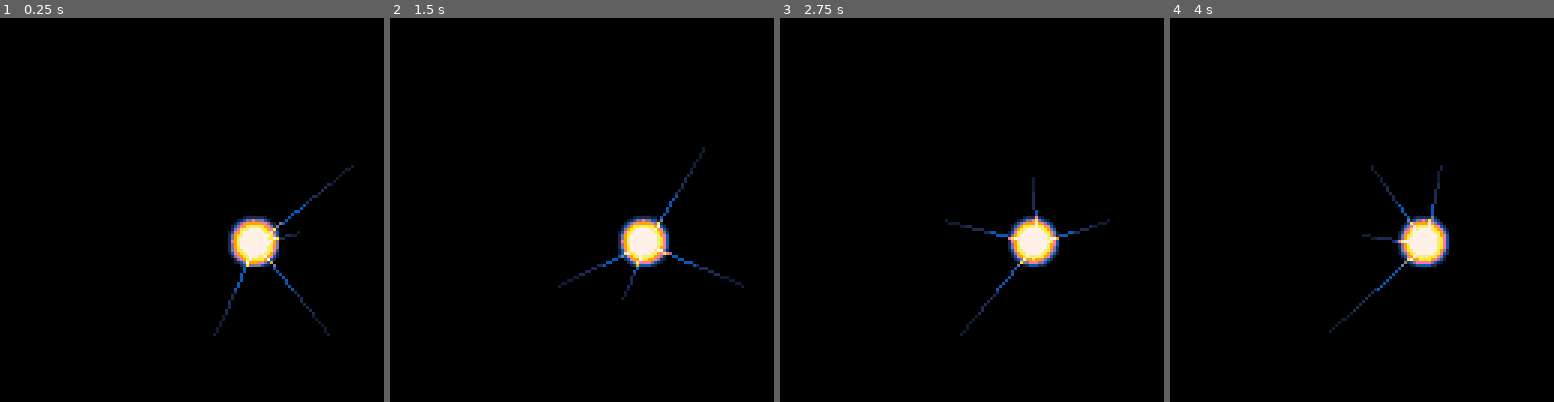
Above: before the commit, frames 1-4 (left to right).
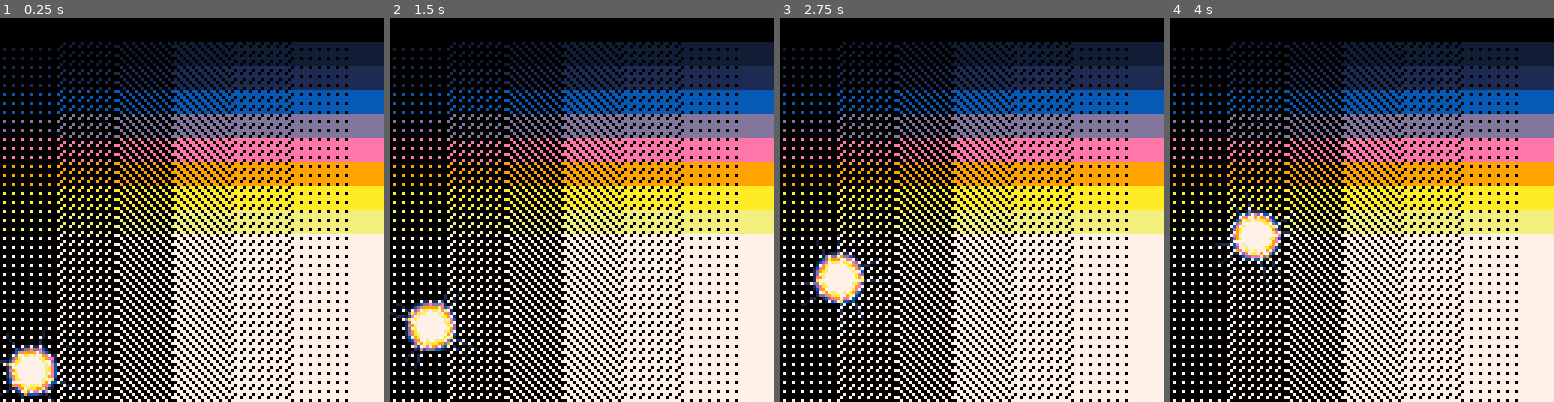
Above: after the commit, the same moments.

Repository: jacobshu/hacktoberwave
Game: PICO-8 cartridge lake-isle.p8
Same seed, same stepped clock (60 frames per second), same inputs: the game is played once before the commit and once after it.
Inputs:
- Up to frame 1 (0.25 s): no input
- Up to frame 2 (1.5 s): no input
- Up to frame 3 (2.75 s): no input
- Up to frame 4 (4 s): no input

The runs differ from the first frame. In frame 1, 53% of the frame differs, in the area x 0-100%, y 6-100%; in frame 2, 53%; in frame 3, 53%; in frame 4, 53%.

Commit message:
feat: add dithering/gradient options

Diff:
--- a/lake-isle.p8
+++ b/lake-isle.p8
@@ -6,10 +6,13 @@
 function _init()
     -- replace palette
     pal({129,1,140,13,14,9,10,135,7,7,7,7,7,7,7},1)
+    cls(1)
+    -- poke(24372,1)
+    -- gradients={1,5,8,9}
 
     star={
-        x=85,
-        y=75,
+        x=10,
+        y=120,
         size=32,
         angle=rnd(1),
     }
@@ -20,21 +23,89 @@
 function _update()
     star.size=32+rnd(2)
     star.angle-=0.003
+    star.x=star.x+0.01*(128-star.y)
+    star.y=star.y-0.8
 end
 
 function _draw()
-    cls()
+  cls(1)
+  -- for i=2,#gradients do
+  --   for j=128,-128,-1 do
+  --     pal(0,gradients[i])
+  --     draw_gradient(j,gradients[i-1])
+  --   end
+  -- end
+  for x = 0, 128, 1 do
+    for y = 0, 128, 1 do
+      local intensity = x / 128
+      local color = flr(y / 8) * dither(x, y, intensity)
+      pset(x, y, color)
+    end
+  end
 
     -- draw star
-    for i=0,3 do
-        local x2=star.x+cos(star.angle+i/7)*star.size
-        local y2=star.y+sin(star.angle+i/3)*star.size
-        line_with_gradient(star.x,star.y,x2,y2,4)
-    end
-    smooth_circfill_with_gradient(star.x,star.y,star.size/4,12)
+  for i=0,3 do
+      local x2=star.x+cos(star.angle+i/4)*star.size/2
+      local y2=star.y+sin(star.angle+i/4)*star.size/2
+      local x3=star.x+cos(3*star.angle-i/4)*star.size/2
+      local y3=star.y+sin(3*star.angle-i/4)*star.size/2
+      line_with_gradient(star.x,star.y,x2,y2,4)
+      line_with_gradient(star.x,star.y,x3,y3,4)
+  end
+  smooth_circfill_with_gradient(star.x,star.y,star.size/4,12)
 end
 -->8
 -- custom functions
+function draw_gradient(y, cols)
+      local ptn = 1
+      color(cols)
+      while y < 128 do
+          rectfill(0, y, 127, y + 3,cols+dither[ptn])
+          y += 8
+          ptn = min(ptn + 1, 17)
+      end
+  end
+
+  dither = {0x1000.0000,0x1000.8000,0x1000.8020,0x1000.a020,0x1000.a0a0,0x1000.a4a0,0x1000.a4a1,0x1000.a5a1,0x1000.a5a5,0x1000.e5a5,0x1000.e5b5,0x1000.f5b5,0x1000.f5f5,0x1000.fdf5,0x1000.fdf7,0x1000.fff7,0x1000.ffff,0x1000.ffff}
+  function dither(xc, yc, value)
+    local ox = xc % 3
+    local oy = yc % 3
+    if value > 0.9 then
+      return 1
+    elseif value > 0.75 then
+      if (ox == 1 and oy == 1) then
+        return 0
+      end
+      return 1
+    elseif value > 0.6 then
+      if (ox == oy or abs(ox - oy) == 1) then
+        return 1
+      end
+      return 0
+    elseif value > 0.45 then
+      if (ox == oy) then
+        return 0
+      end
+      return 1
+    elseif value > 0.3 then
+      if (ox == oy) then
+        return 1
+      end
+      return 0
+    elseif value > 0.15 then
+      if (ox == oy or abs(ox - oy) == 1) then
+        return 0
+      end
+      return 1
+    elseif value > 0 then
+      if (ox == 1 and oy == 1) then
+        return 1
+      end
+      return 0
+    end
+    return 0
+  end
+
 function pset_gradient(x,y,n)
     if n>0 then
         local color=pget(x,y)
